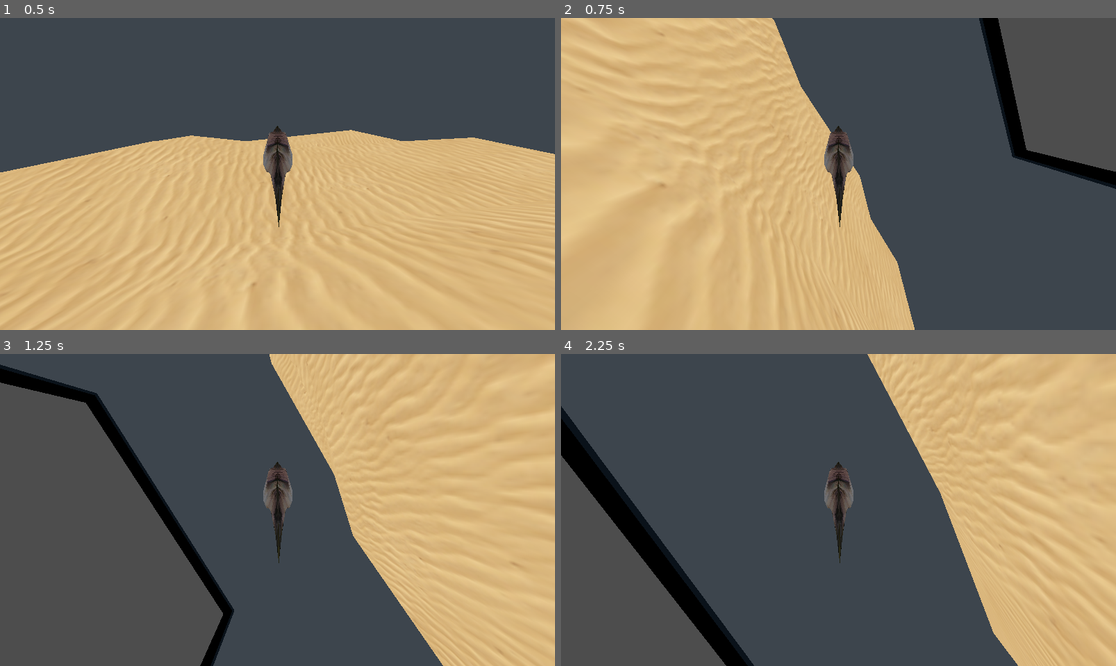
Above: before the commit, frames 1-4 (two rows, left to right).
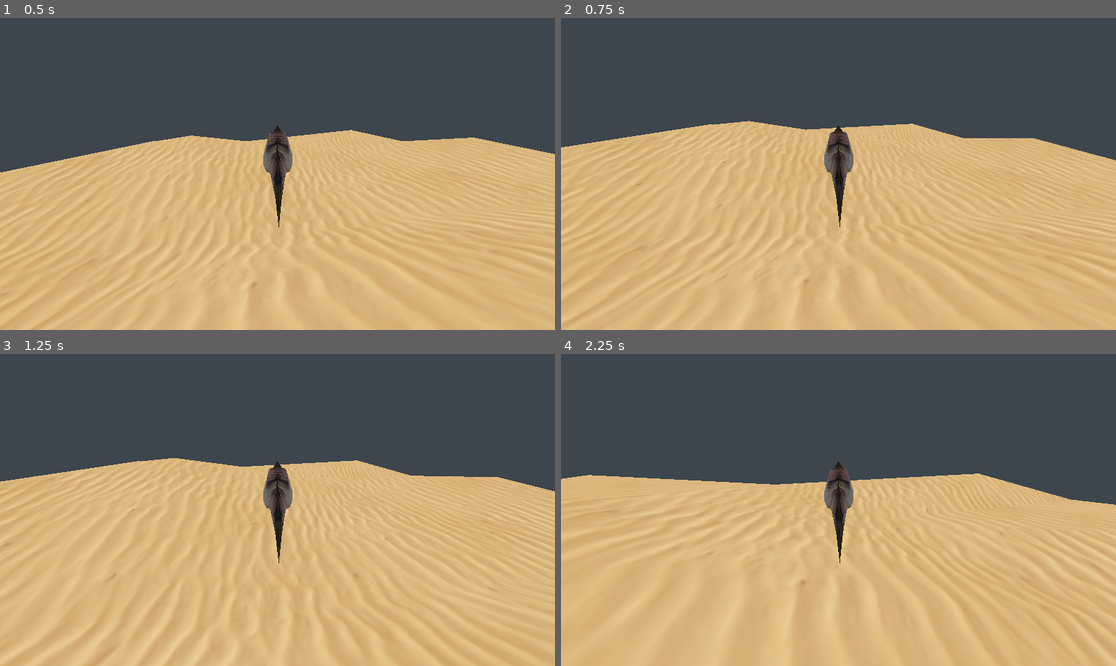
Above: after the commit, the same moments.

Repository: henkehedstrom/dj-scaled
Game: Godot game, scene res://level.tscn
The game is run twice, just before and just after one commit, with the same random seed, the same clock (stepped at 60 frames per second) and the same inputs.
Inputs (mouse positions are in pixels of both pictures, inside the frame that each line leads up to):
- Up to frame 1 (0.5 s): no input
- Up to frame 2 (0.75 s): tap Enter at 0.5 s; move the mouse to (866, 174) at 0.52 s; hold W (forward) from 0.53 s (still down)
- Up to frame 3 (1.25 s): keep holding W (forward)
- Up to frame 4 (2.25 s): keep holding W (forward); move the mouse to (810, 510) at 1.27 s; move the mouse to (849, 503) at 2.02 s

Frame 1 is identical in both runs. In frame 2, 43% of the frame differs, in the area x 0-100%, y 0-100%; in frame 3, 62%; in frame 4, 61%.

Commit message:
Controller support

Diff:
--- a/Fish.gd
+++ b/Fish.gd
@@ -5,6 +5,11 @@
 var min_speed: float = 0.0
 var acceleration: float = 1.0
 var yaw_speed: float = 3.14
+var yaw: float = 0.0;
+
+var max_pitch_speed: float = 3.14
+var max_yaw_speed: float = 3.14
+var max_roll_speed: float = 3.14
 
 var rotation_angle: Vector2 = Vector2.ZERO
 
@@ -22,26 +27,49 @@
 	if Input.is_action_pressed("back"):
 		speed -= acceleration * delta
 
-	var yaw: float = 0.0;
 	if Input.is_action_pressed("right"):
+		yaw = -yaw_speed
+
+	if Input.is_action_pressed("left"):
 		yaw = yaw_speed
 
-	if Input.is_action_pressed("left"):
-		yaw = -yaw_speed
+	if Input.is_action_pressed("roll_right"):
+		rotation_angle.x = yaw_speed
+
+	if Input.is_action_pressed("roll_left"):
+		rotation_angle.x = -yaw_speed
+
+	if Input.is_action_pressed("pitch_up"):
+		rotation_angle.y = yaw_speed
+
+	if Input.is_action_pressed("pitch_down"):
+		rotation_angle.y = -yaw_speed
 
 	speed = clamp(speed, min_speed, max_speed)
 
-	var aim = get_global_transform().basis
-	var right = aim.x
-	var up = aim.y
-	var forward = aim.z
+	apply_rotation(delta)
 
-	rotate(right, rotation_angle.y * delta) # Pitch
-	rotate(forward, rotation_angle.x * delta) # Roll
-	rotate(up, yaw * delta) # Yaw
 	pass
 
-func _physics_process(delta):
+func apply_rotation(delta: float):
+	var aim = get_global_transform().basis
+	var right = aim.x.normalized()
+	var up = aim.y.normalized()
+	var forward = aim.z.normalized()
+
+	var local_rotation: Vector3 = Vector3(
+		clamp(rotation_angle.y, -max_pitch_speed, max_pitch_speed),
+		clamp(yaw, -max_yaw_speed, max_yaw_speed),
+		clamp(rotation_angle.x, -max_roll_speed, max_roll_speed))
+
+	rotate(right, local_rotation.x * delta) # Pitch
+	rotate(up, local_rotation.y * delta) # Yaw
+	rotate(forward, local_rotation.z * delta) # Roll
+
+	yaw = 0.0;
+	rotation_angle = Vector2.ZERO
+
+func _physics_process(_delta):
 	var aim = get_global_transform().basis
 	var forward = -aim.z
 	move_and_collide(forward * speed)
--- a/project.godot
+++ b/project.godot
@@ -20,21 +20,45 @@
 forward={
 "deadzone": 0.5,
 "events": [Object(InputEventKey,"resource_local_to_scene":false,"resource_name":"","device":0,"window_id":0,"alt_pressed":false,"shift_pressed":false,"ctrl_pressed":false,"meta_pressed":false,"pressed":false,"keycode":0,"physical_keycode":87,"key_label":0,"unicode":0,"echo":false,"script":null)
+, Object(InputEventJoypadMotion,"resource_local_to_scene":false,"resource_name":"","device":-1,"axis":5,"axis_value":1.0,"script":null)
 ]
 }
 back={
 "deadzone": 0.5,
 "events": [Object(InputEventKey,"resource_local_to_scene":false,"resource_name":"","device":0,"window_id":0,"alt_pressed":false,"shift_pressed":false,"ctrl_pressed":false,"meta_pressed":false,"pressed":false,"keycode":0,"physical_keycode":83,"key_label":0,"unicode":0,"echo":false,"script":null)
+, Object(InputEventJoypadMotion,"resource_local_to_scene":false,"resource_name":"","device":-1,"axis":4,"axis_value":1.0,"script":null)
 ]
 }
 right={
 "deadzone": 0.5,
 "events": [Object(InputEventKey,"resource_local_to_scene":false,"resource_name":"","device":0,"window_id":0,"alt_pressed":false,"shift_pressed":false,"ctrl_pressed":false,"meta_pressed":false,"pressed":false,"keycode":0,"physical_keycode":68,"key_label":0,"unicode":0,"echo":false,"script":null)
+, Object(InputEventJoypadMotion,"resource_local_to_scene":false,"resource_name":"","device":-1,"axis":0,"axis_value":1.0,"script":null)
 ]
 }
 left={
 "deadzone": 0.5,
 "events": [Object(InputEventKey,"resource_local_to_scene":false,"resource_name":"","device":-1,"window_id":0,"alt_pressed":false,"shift_pressed":false,"ctrl_pressed":false,"meta_pressed":false,"pressed":false,"keycode":0,"physical_keycode":65,"key_label":0,"unicode":97,"echo":false,"script":null)
+, Object(InputEventJoypadMotion,"resource_local_to_scene":false,"resource_name":"","device":-1,"axis":0,"axis_value":-1.0,"script":null)
+]
+}
+pitch_up={
+"deadzone": 0.5,
+"events": [Object(InputEventJoypadMotion,"resource_local_to_scene":false,"resource_name":"","device":-1,"axis":3,"axis_value":1.0,"script":null)
+]
+}
+pitch_down={
+"deadzone": 0.5,
+"events": [Object(InputEventJoypadMotion,"resource_local_to_scene":false,"resource_name":"","device":-1,"axis":3,"axis_value":-1.0,"script":null)
+]
+}
+roll_right={
+"deadzone": 0.5,
+"events": [Object(InputEventJoypadMotion,"resource_local_to_scene":false,"resource_name":"","device":-1,"axis":2,"axis_value":1.0,"script":null)
+]
+}
+roll_left={
+"deadzone": 0.5,
+"events": [Object(InputEventJoypadMotion,"resource_local_to_scene":false,"resource_name":"","device":-1,"axis":2,"axis_value":-1.0,"script":null)
 ]
 }
 
